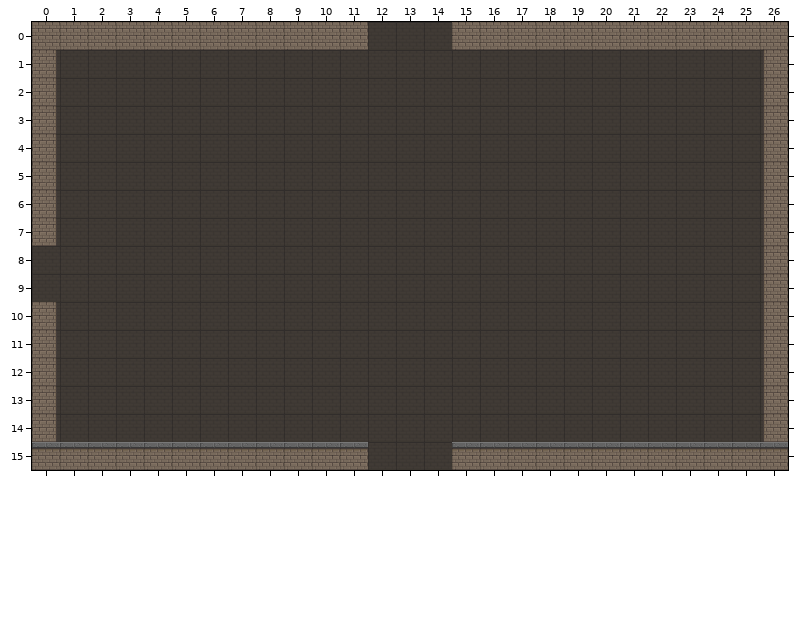
One commit to this Tiled map (JSON): Maps/mapCastle_small16.json. The picture above was drawn from the file before the commit.
Cells are 32x32 px. Shown: x 0..26, y 0..15.
The same view after the edit:
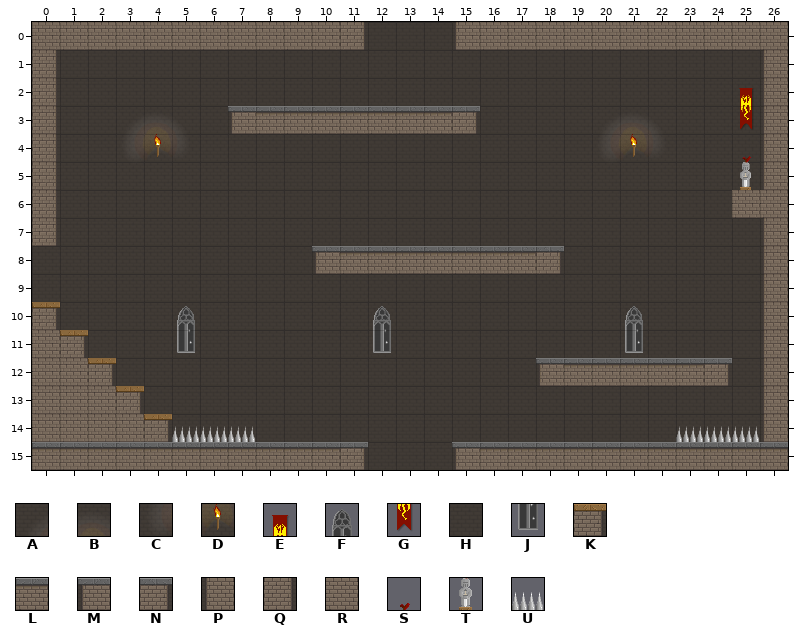
Key: from "castle": A 0, B 1, C 9, D 10, E 27, F 32, G 36, H 39, J 41, K 46, L 48, M 49, N 50, P 54, Q 55, R 56, S 60, T 69, U 76.
_ is an empty cell.
Tiles of an added or newly shown layer are drawn over the layers below it.
What changed:
Layer "Tile Layer 1":
y 0: x 11 R -> Q; x 15 R -> P
y 3: x 7..15 HHHHHHHHH -> MLLLLLLLN
y 6: x 25..26 HP -> RR
y 8: x 10..18 HHHHHHHHH -> MLLLLLLLN
y 10: x 0 Q -> K
y 11: x 0..1 QH -> RK
y 12: x 0..2 QHH -> RRK; x 18..24 HHHHHHH -> MLLLLLN
y 13: x 0..3 QHHH -> RRRK
y 14: x 0..4 QHHHH -> RRRRK
y 15: x 11 L -> N; x 15 L -> M
Layer "Tile Layer 2" (added):
y 2: x 25 _ -> E
y 3: x 3..4 __ -> AB; x 20..21 __ -> AB; x 25 _ -> G
y 4: x 3..4 __ -> CD; x 20..21 __ -> CD; x 25 _ -> S
y 5: x 25 _ -> T
y 10: x 5 _ -> F; x 12 _ -> F; x 21 _ -> F
y 11: x 5 _ -> J; x 12 _ -> J; x 21 _ -> J
y 14: x 5..7 ___ -> UUU; x 23..25 ___ -> UUU
